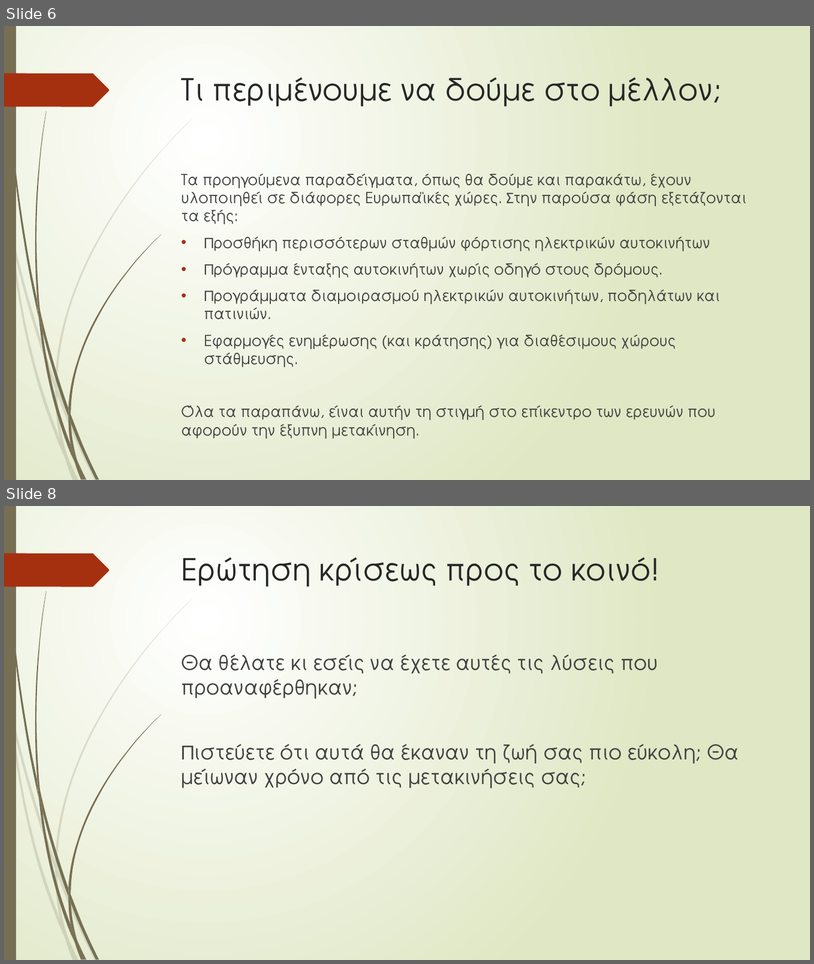
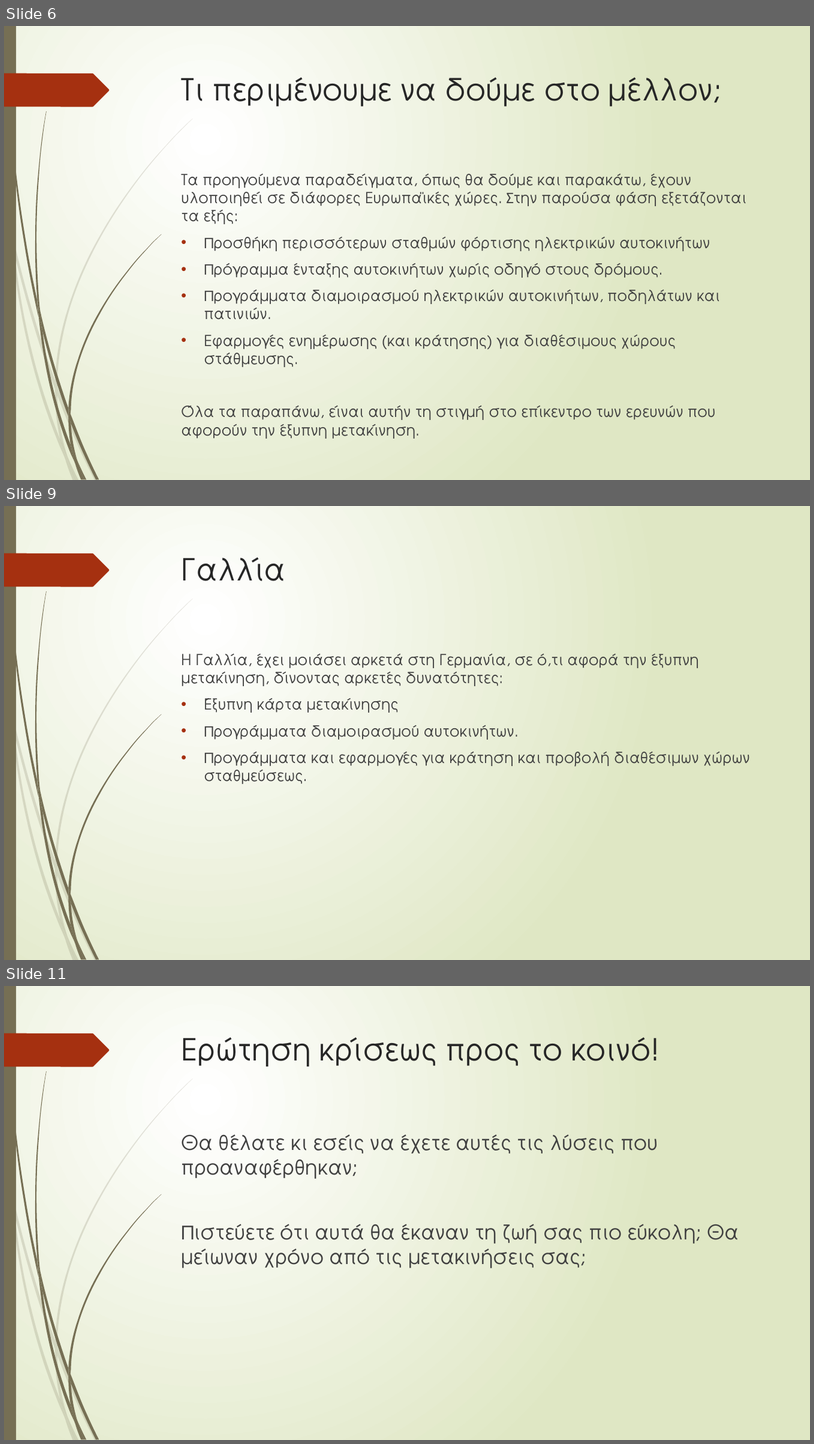
Before and after one commit to GeorgeMC2610/Contiki-Cooja-Simulations, a slide deck: final/p19204.pptx. Shown one above the other, each under a label of ours: slides 6 and 8 before the commit, slides 6, 9 and 11 after it; the slides between them are not shown. The pictures are 814x964 and 814x1444 pixels, drawn with LibreOffice and Linux fonts; fonts in the diff are those of the drawing. Boxes give left, top, right and bottom in pixels: in the first picture for what was removed or moved away, otherwise in the second. Text is boxed around its words. In the diff, an @@ line names an element or a change of style, - is before the commit and + after.

```diff
--- a/final/p19204.pptx
+++ b/final/p19204.pptx
@@ slide 9 added at (x1=4, y1=506, x2=810, y2=960), background gradient #FFFFFF to #DFE8C4; not listed: 24 template elements that a slide beside it also shows @@
@@ title added at (x1=182, y1=557, x2=286, y2=581), 36 pt, text #262626 @@
+Γαλλία
@@ text added at (x1=181, y1=654, x2=750, y2=784), 18 pt, text #404040 @@
+Η Γαλλία, έχει μοιάσει αρκετά στη Γερμανία, σε ό,τι αφορά την έξυπνη μετακίνηση, δίνοντας αρκετές δυνατότητες:
+• Έξυπνη κάρτα μετακίνησης
+• Προγράμματα διαμοιρασμού αυτοκινήτων.
+• Προγράμματα και εφαρμογές για κράτηση και προβολή διαθέσιμων χώρων σταθμεύσεως.
@@ what was slide 8 is now slide 11 @@
```
Also in this commit, not shown: 2 slides changed, 3 other slides added.
